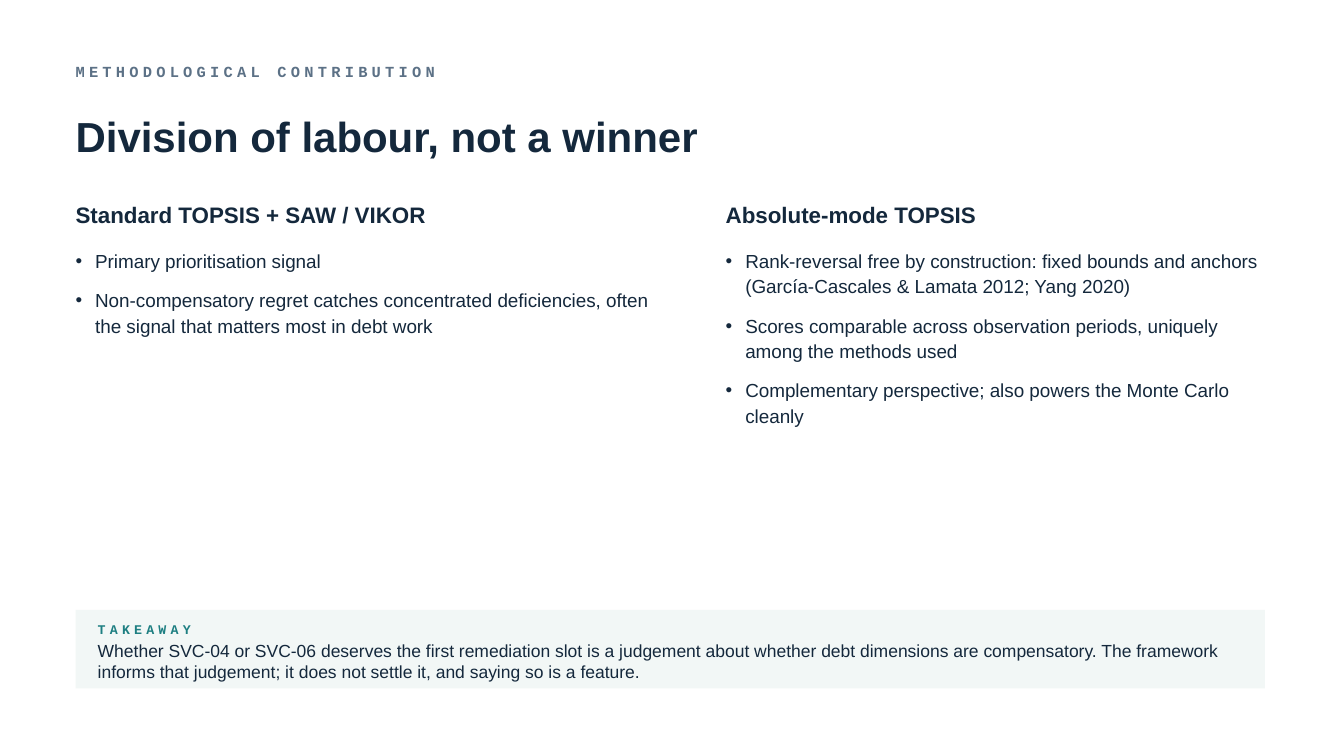
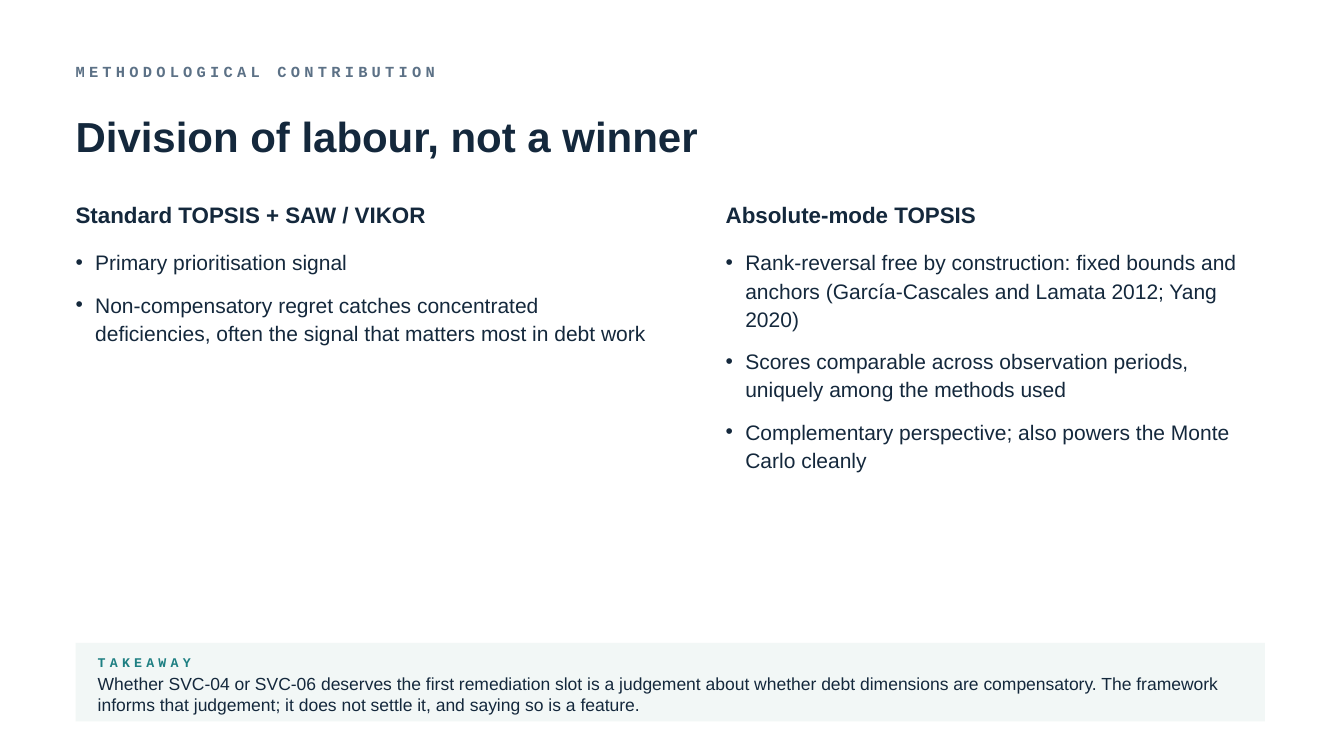
Before and after one commit to TobiZeier/MScProject, a slide deck: slide 12 of presentation/defense.pptx. Drawn at 1344x756 pixels with LibreOffice and Linux fonts; fonts in the diff are those of the drawing. Boxes give left, top, right and bottom in pixels: in the first picture for what was removed or moved away, otherwise in the second. Text is boxed around its words. In the diff, an @@ line names an element or a change of style, - is before the commit and + after.

```diff
--- a/presentation/defense.pptx
+++ b/presentation/defense.pptx
@@ text "Primary prioritisation signal" at box(95, 254, 645, 345): size 13.5 to 15 pt @@
@@ text at box(745, 254, 1236, 331): text changed; size 13.5 to 15 pt @@
-• Rank-reversal free by construction: fixed bounds and anchors (García-Cascales & Lamata 2012; Yang 2020)
+• Rank-reversal free by construction: fixed bounds and anchors (García-Cascales and Lamata 2012; Yang 2020)
@@ text at box(745, 353, 1229, 472): size 13.5 to 15 pt in "Scores comparable across observation periods, uniquely among ...", "Complementary perspective; also powers the Monte Carlo ..." @@
@@ 2 texts, 1 rectangle: place and size @@
-2 texts, 1 rectangle at box(76, 610, 1265, 689)
+2 texts, 1 rectangle at box(76, 643, 1265, 722)
```
Also in this commit, not shown: 15 other slides changed, 19 other files.
